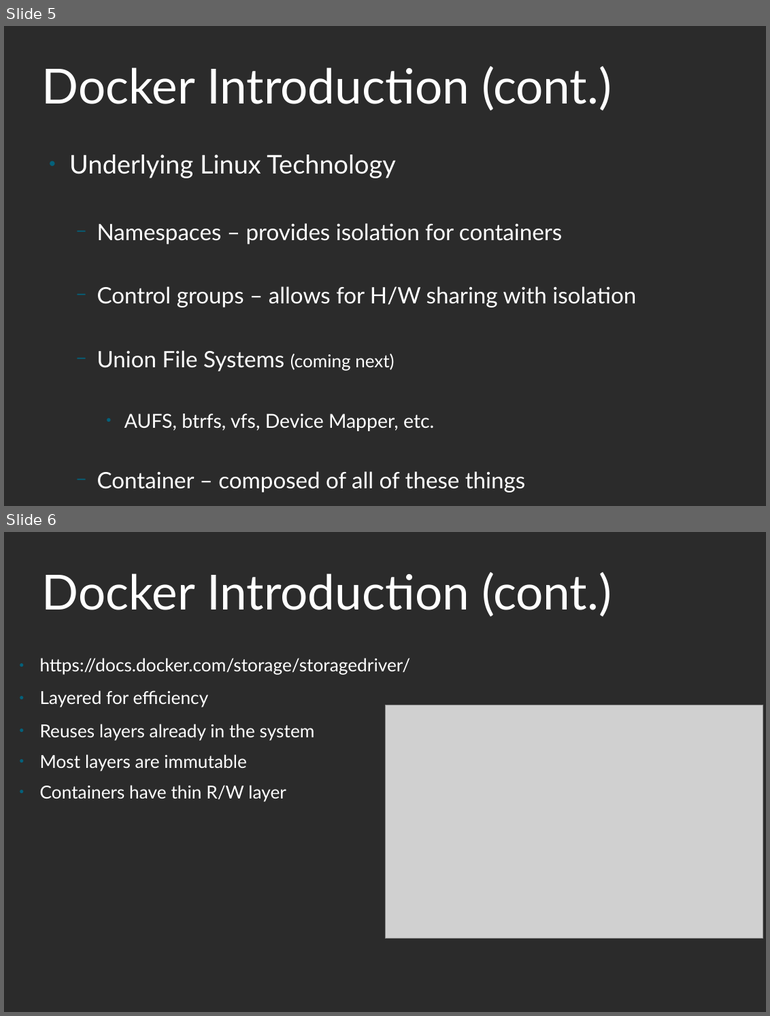
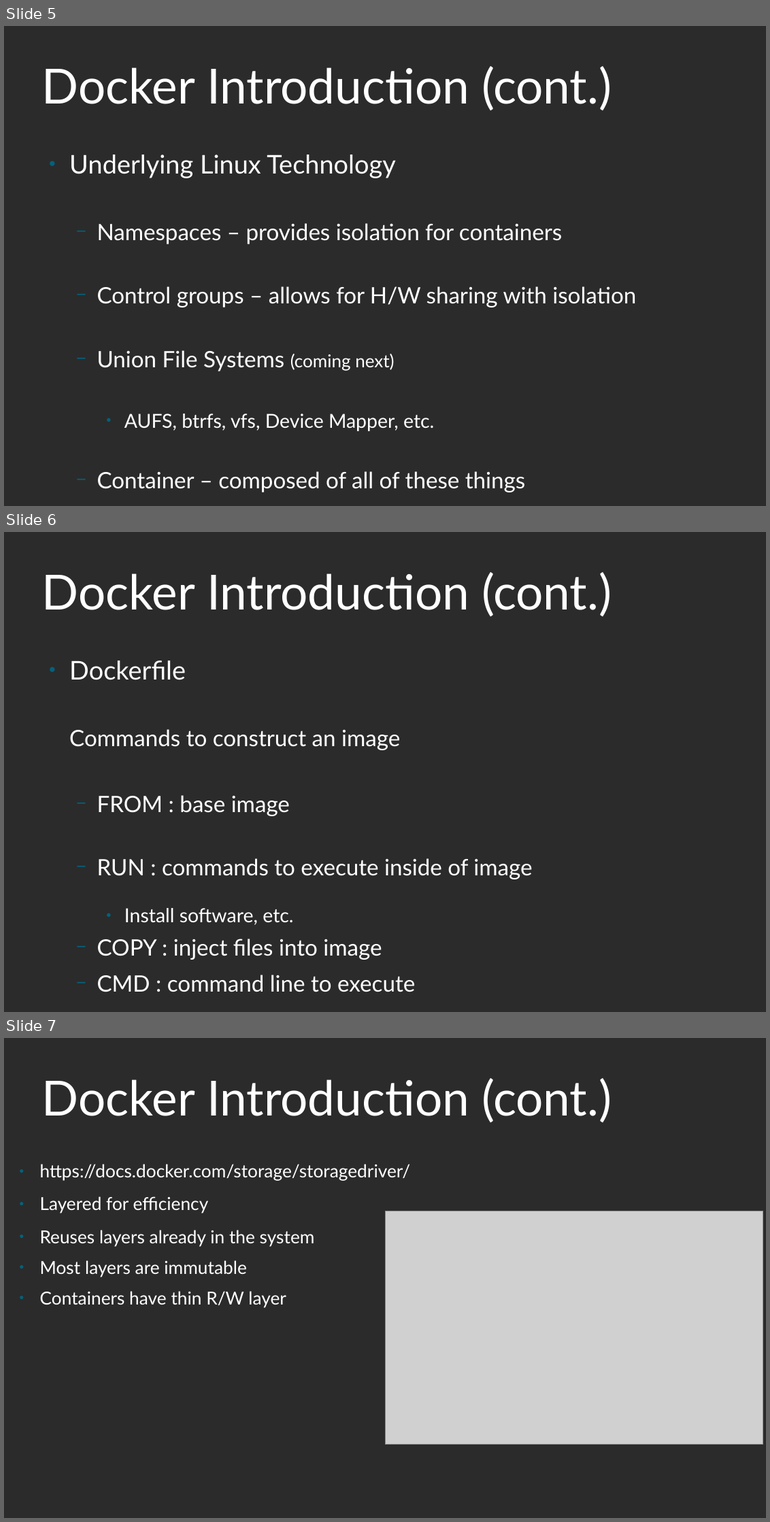
Before and after one commit to klmcwhirter/0-docker-intro, a slide deck: docker.odp. Shown one above the other, each under a label of ours: slides 5 and 6 before the commit, slides 5, 6 and 7 after it. The pictures are 770x1016 and 770x1522 pixels, drawn with LibreOffice and Linux fonts; fonts in the diff are those of the drawing; grey boxes stand for pictures; background and template pictures are left out; a plain dark background stands for a picture behind light text. Boxes give left, top, right and bottom in pixels: in the first picture for what was removed or moved away, otherwise in the second. Text is boxed around its words. In the diff, an @@ line names an element or a change of style, - is before the commit and + after.

Commit message:
Enhance lab project
* use nginx:alpine base image
* added run.sh / stop.sh scripts
* enhanced docker.odp deck

```diff
--- a/docker.odp
+++ b/docker.odp
@@ slide 6 added at [4,532,766,1012], background picture (left out) @@
@@ title added at [42,572,611,616], 60 pt, text #FFFFFF @@
+Docker Introduction (cont.)
@@ text added at [69,661,532,992], 28 pt, text #FFFFFF @@
+● Dockerfile
+Commands to construct an image
+  − FROM : base image
+  − RUN : commands to execute inside of image
+    ● Install software, etc.
+  − COPY : inject files into image
+  − CMD : command line to execute
@@ what was slide 6 is now slide 7 @@
```
Also in this commit, not shown: 3 slides changed, 7 other files.
